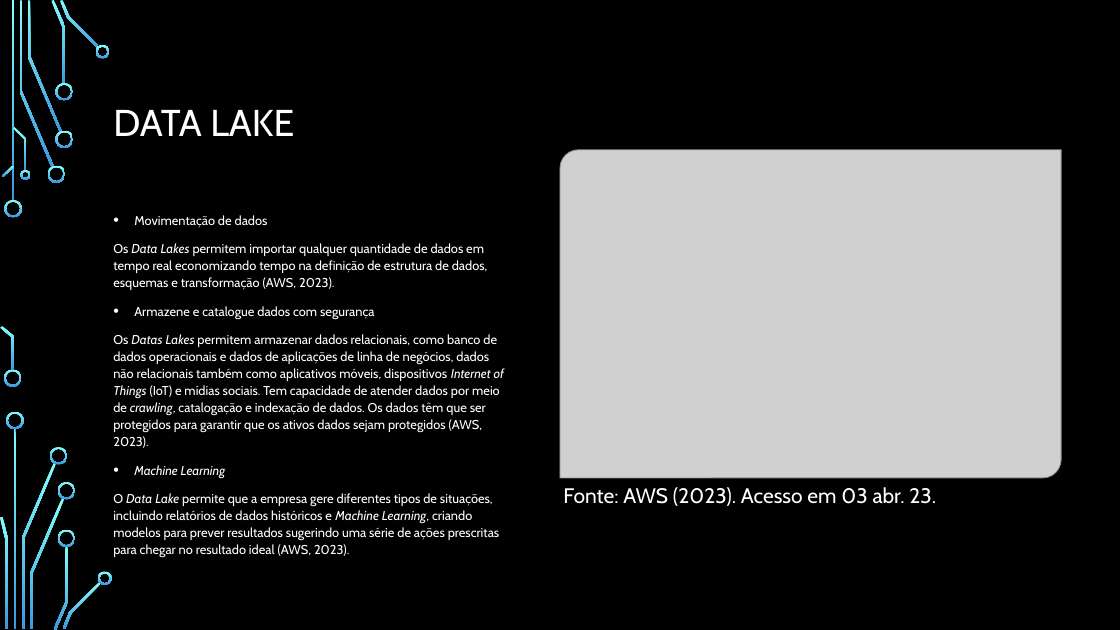
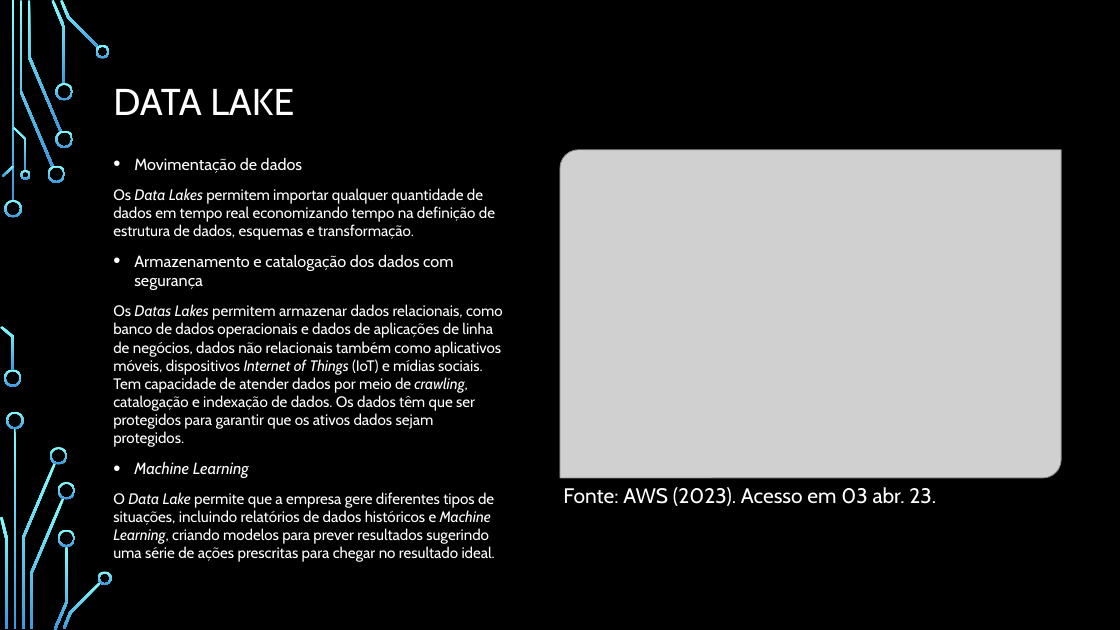
Before and after one commit to adsonb87/tcc, a slide deck: slide 9 of TCC/Resumo/Apresentação.pptx. Drawn at 1120x630 pixels with LibreOffice and Linux fonts; fonts in the diff are those of the drawing; grey boxes stand for pictures; background and template pictures are left out. Boxes give left, top, right and bottom in pixels: in the first picture for what was removed or moved away, otherwise in the second. Text is boxed around its words. In the diff, an @@ line names an element or a change of style, - is before the commit and + after.

```diff
--- a/TCC/Resumo/Apresentação.pptx
+++ b/TCC/Resumo/Apresentação.pptx
@@ title "DATA LAKE": place and size @@
-title "DATA LAKE" at (113, 110, 294, 136)
+title "DATA LAKE" at (113, 89, 294, 115)
@@ text "Movimentação de dados": place and size @@
-text "Movimentação de dados" at (113, 215, 504, 558)
+text "Movimentação de dados" at (113, 158, 503, 562)
@@ text at (134, 158, 302, 478): size 11 to 13.9 pt in "Movimentação de dados", "Machine Learning"; line spacing 1.1 to 1 @@
@@ text at (113, 188, 503, 447): text changed; size 11 to 12.9 pt @@
-Os Data Lakes permitem importar qualquer quantidade de dados em tempo real economizando tempo na definição de estrutura de dados, esquemas e transformação (AWS, 2023).
-• Armazene e catalogue dados com segurança
-Os Datas Lakes permitem armazenar dados relacionais, como banco de dados operacionais e dados de aplicações de linha de negócios, dados não relacionais também como aplicativos móveis, dispositivos Internet of Things (IoT) e mídias sociais. Tem capacidade de atender dados por meio de crawling, catalogação e indexação de dados. Os dados têm que ser protegidos para garantir que os ativos dados sejam protegidos (AWS, 2023).
+Os Data Lakes permitem importar qualquer quantidade de dados em tempo real economizando tempo na definição de estrutura de dados, esquemas e transformação.
+• Armazenamento e catalogação dos dados com segurança
+Os Datas Lakes permitem armazenar dados relacionais, como banco de dados operacionais e dados de aplicações de linha de negócios, dados não relacionais também como aplicativos móveis, dispositivos Internet of Things (IoT) e mídias sociais. Tem capacidade de atender dados por meio de crawling, catalogação e indexação de dados. Os dados têm que ser protegidos para garantir que os ativos dados sejam protegidos.
@@ text at (113, 492, 495, 562): text changed; size 11 to 12.9 pt @@
-O Data Lake permite que a empresa gere diferentes tipos de situações, incluindo relatórios de dados históricos e Machine Learning, criando modelos para prever resultados sugerindo uma série de ações prescritas para chegar no resultado ideal (AWS, 2023).
+O Data Lake permite que a empresa gere diferentes tipos de situações, incluindo relatórios de dados históricos e Machine Learning, criando modelos para prever resultados sugerindo uma série de ações prescritas para chegar no resultado ideal.
```
Also in this commit, not shown: 19 other slides changed, 2 slides removed, 5 other files.
